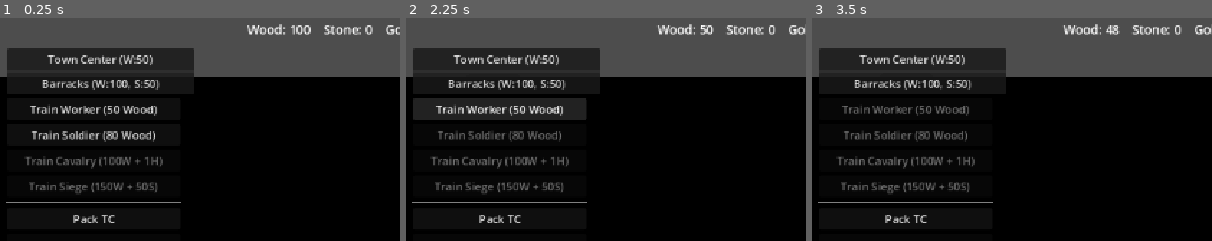
Above: before the commit, frames 1-3 (left to right).
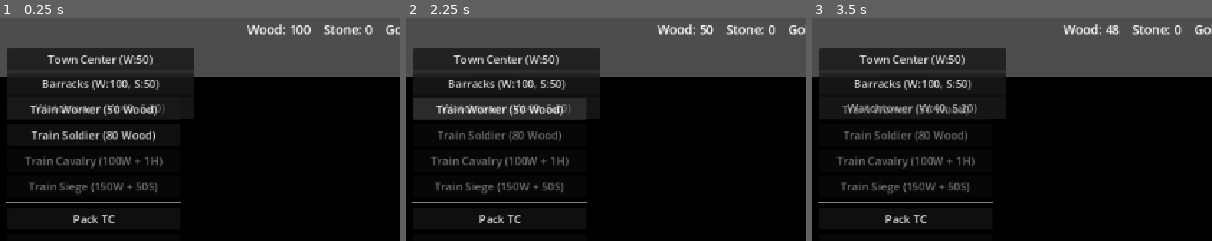
Above: after the commit, the same moments.

Repository: Ferrum-t/RTS-Game
Game: Godot game, scene res://Scenes/World/World.tscn
Two runs of this game, one before a commit and one after it. Both use one fixed random seed, a clock stepped at 60 frames per second and the inputs below.
Inputs (mouse positions are % of the whole screen's width and height, from its top left):
- Up to frame 1 (0.25 s): no input
- Up to frame 2 (2.25 s): click "Town Center (W:50)" at 0.5 s; click "Barracks (W:100, S:50)" at 1.25 s; click "Train Worker (50 Wood)" at 2 s
- Up to frame 3 (3.5 s): click (13, 20) at 2.75 s, where only the run after the commit has a clickable "Watchtower (W:40, S:20)"
The pictures show only the part of the screen within x 0-50%, y 0-50%; the shares and areas given below are measured in that part.

The runs differ from the first frame. In frame 1, 0.5% of the frame differs, in the area x 9-42%, y 38-44%; in frame 2, 0.5%; in frame 3, 0.8%, in the area x 8-42%, y 38-44%.

Commit message:
Phase 8.0: add Watchtower to BuildCatalog

Diff:
--- a/Data/BuildCatalog.tres
+++ b/Data/BuildCatalog.tres
@@ -4,7 +4,8 @@
 [ext_resource type="Resource" path="res://Data/Buildings/TownCenterData.tres" id="2_xysdt"]
 [ext_resource type="Resource" path="res://Data/Buildings/BarracksData.tres" id="3_barracks"]
 [ext_resource type="Script" path="res://Scripts/Buildings/BuildCatalog.gd" id="3_r34px"]
+[ext_resource type="Resource" path="res://Data/Buildings/WatchtowerData.tres" id="4_watchtower"]
 
 [resource]
 script = ExtResource("3_r34px")
-buildings = Array[ExtResource("1_7d2i7")]([ExtResource("2_xysdt"), ExtResource("3_barracks")])
+buildings = Array[ExtResource("1_7d2i7")]([ExtResource("2_xysdt"), ExtResource("3_barracks"), ExtResource("4_watchtower")])
